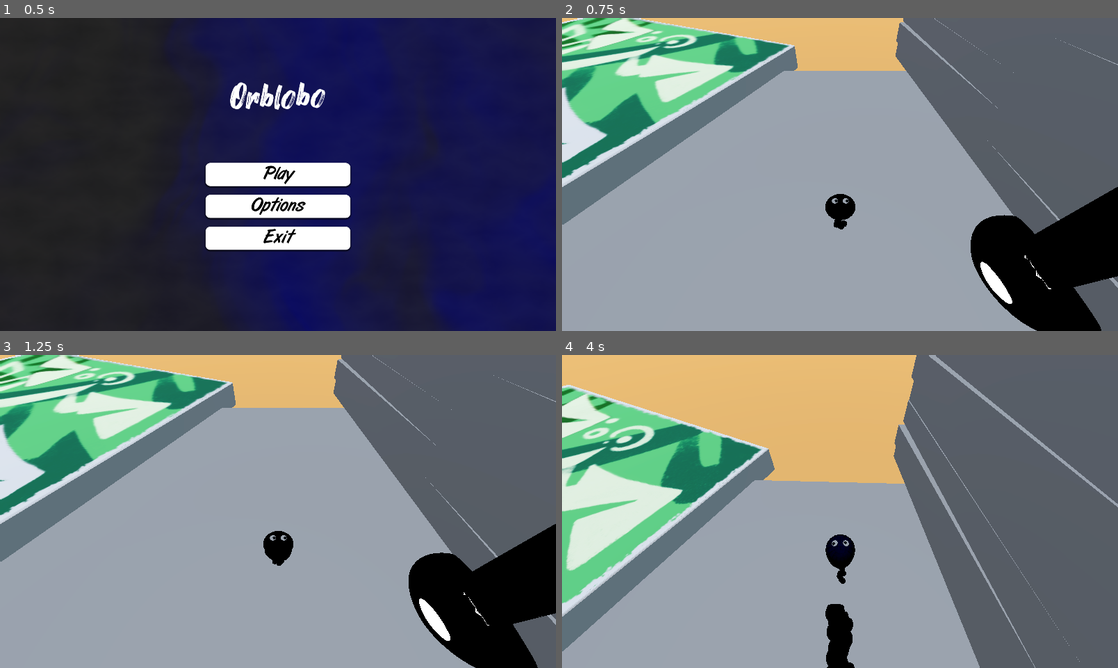
Above: before the commit, frames 1-4 (two rows, left to right).
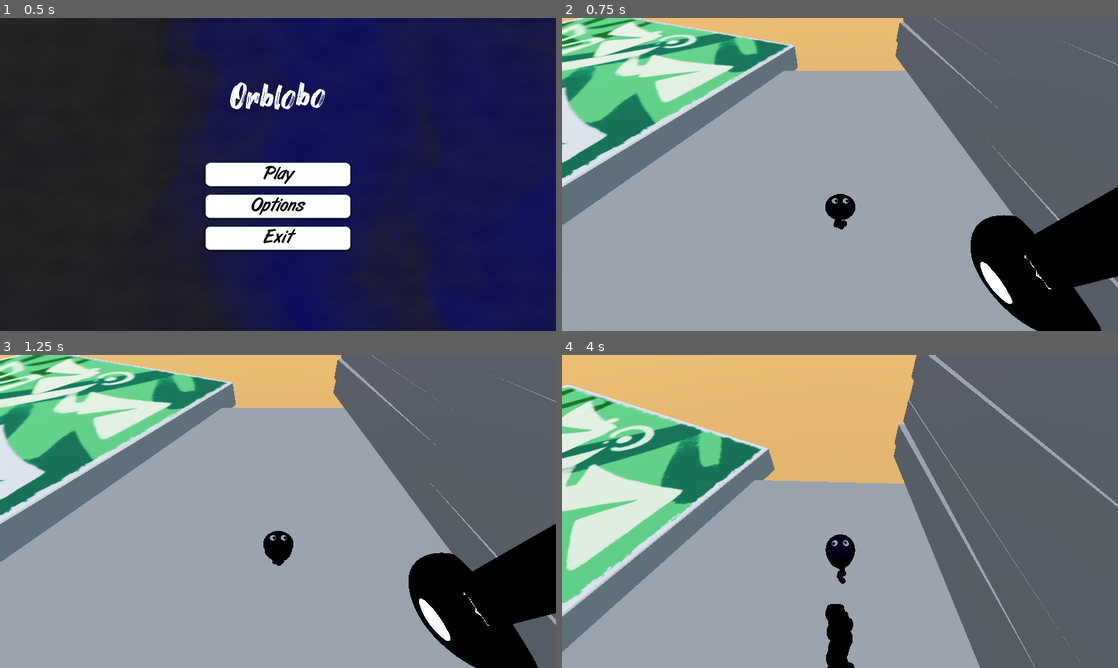
Above: after the commit, the same moments.

Repository: fossinating/trianglegamejam
Game: Godot game, scene res://levels/MainMenu.tscn
Same seed, same stepped clock (60 frames per second), same inputs: the game is played once before the commit and once after it. The engine's default icon, where the game draws it, is replaced by a stand-in: a white triangle on a blue panel in a dark square.
Inputs (mouse positions are in pixels of both pictures, inside the frame that each line leads up to):
- Up to frame 1 (0.5 s): no input
- Up to frame 2 (0.75 s): click "Play" at 0.5 s
- Up to frame 3 (1.25 s): no input
- Up to frame 4 (4 s): move the mouse to (962, 495) at 1.27 s; hold D (move_right) 1.28-2.03 s; tap Down (cam_down) at 1.35 s; click (962, 495) at 1.42 s; tap Space (jump) at 1.52, 2.27, 3.77 s; move the mouse to (812, 511) at 2.02 s; hold W (move_up) from 2.03 s (still down); tap Left (cam_left) at 2.1 s; move the mouse to (851, 505) at 2.77 s; tap Right (cam_right) at 2.85 s; move the mouse to (834, 517) at 3.52 s; tap Up (cam_up) at 3.6 s

Frame 1 is identical in both runs. In frame 2, 0.6% of the frame differs, in the area x 4-19%, y 0-13%; in frame 3, 0.6%; in frame 4, 0.7%, in the area x 0-10%, y 12-32%.

Commit message:
fix position of leg

Diff:
--- a/entities/items/grabbable_item.tscn
+++ b/entities/items/grabbable_item.tscn
@@ -1,9 +1,9 @@
-[gd_scene load_steps=7 format=3 uid="uid://b6sgojl10sbf2"]
+[gd_scene load_steps=6 format=3 uid="uid://b6sgojl10sbf2"]
 
-[ext_resource type="Texture2D" uid="uid://d3rdtvtihf1qw" path="res://icon.svg" id="1_deyms"]
 [ext_resource type="Script" path="res://entities/items/grabbable_item.gd" id="1_mx4xg"]
 
 [sub_resource type="SphereShape3D" id="SphereShape3D_oax2n"]
+radius = 2.50415
 
 [sub_resource type="ParticleProcessMaterial" id="ParticleProcessMaterial_l8ude"]
 direction = Vector3(0, 0, -1)
@@ -42,7 +42,6 @@
 [node name="Sprite Carrier" type="Marker3D" parent="."]
 
 [node name="Sprite3D" type="Sprite3D" parent="Sprite Carrier"]
-transform = Transform3D(0.49, 0, 0, 0, -2.14186e-08, 0.49, 0, -0.49, -2.14186e-08, 0, -0.45, 0)
+transform = Transform3D(0.49, 0, 0, 0, -2.14186e-08, 0.49, 0, -0.49, -2.14186e-08, 0, 0.002, 0)
 shaded = true
 render_priority = 10
-texture = ExtResource("1_deyms")
--- a/levels/workshop.tscn
+++ b/levels/workshop.tscn
@@ -1,8 +1,7 @@
-[gd_scene load_steps=20 format=3 uid="uid://bw624l72ljxcx"]
+[gd_scene load_steps=19 format=3 uid="uid://bw624l72ljxcx"]
 
 [ext_resource type="PackedScene" uid="uid://bqvbt7ofxnn0b" path="res://entities/player/player.tscn" id="1_tquhn"]
 [ext_resource type="PackedScene" uid="uid://bu7xjkbde0woe" path="res://entities/map elements/inkfall.tscn" id="2_1i02o"]
-
 [ext_resource type="PackedScene" uid="uid://b6sgojl10sbf2" path="res://entities/items/grabbable_item.tscn" id="2_gteoe"]
 [ext_resource type="Material" uid="uid://b7l3b6ud7tfxi" path="res://levels/mat_inkfall.tres" id="3_1nljh"]
 [ext_resource type="PackedScene" uid="uid://c1tcjtlgyxua3" path="res://entities/items/item_delivery_point.tscn" id="3_nogm7"]
@@ -40,9 +39,6 @@
 [sub_resource type="BoxMesh" id="BoxMesh_et4ey"]
 material = ExtResource("3_1nljh")
 size = Vector3(0.6, 1.1, 1)
-
-[sub_resource type="SphereShape3D" id="SphereShape3D_ayfsu"]
-radius = 2.8806
 
 [sub_resource type="StandardMaterial3D" id="StandardMaterial3D_gkeri"]
 albedo_color = Color(0.969764, 0.66111, 0.351704, 1)
@@ -164,23 +160,23 @@
 transform = Transform3D(7.44485e-07, -9.861, 0, 9.861, 7.44485e-07, 0, 0, 0, 9.861, 0.34, 0.47, 0)
 metadata/_edit_group_ = true
 
-[node name="Grabbable Item" parent="StaticBody3D2" node_paths=PackedStringArray("delivery_point") instance=ExtResource("2_gteoe")]
-transform = Transform3D(1, 0, 0, 0, 1, 0, 0, 0, 1, -14.9164, 1.00857, -16.1819)
-delivery_point = NodePath("../Item Delivery Point")
+[node name="Item Delivery Point" parent="StaticBody3D2" instance=ExtResource("3_nogm7")]
+transform = Transform3D(1, 0, 0, 0, 1, 0, 0, 0, 1, 6.43273, 0.508572, 1.36815)
+
+[node name="Grabbable Item" parent="StaticBody3D2/Item Delivery Point" node_paths=PackedStringArray("delivery_point") instance=ExtResource("2_gteoe")]
+transform = Transform3D(1, 0, 0, 0, 1, 0, 0, 0, 1, -7.68639, -4.76837e-07, -7.77003)
+top_level = false
+delivery_point = NodePath("..")
 item_image = ExtResource("7_fwsu3")
 MAX_CARRY_DISTANCE = 1.0
 shrink_factor = 0.25
 
-[node name="CollisionShape3D" parent="StaticBody3D2/Grabbable Item" index="0"]
-transform = Transform3D(1, 0, 0, 0, 1, 0, 0, 0, 1, 1.40899, 0, 2.12559)
-shape = SubResource("SphereShape3D_ayfsu")
+[node name="Sprite Carrier" parent="StaticBody3D2/Item Delivery Point/Grabbable Item" index="1"]
+transform = Transform3D(1, 0, 2.98023e-08, 0, 1, 0, -2.98023e-08, 0, 1, 0, 0, 0)
 
-[node name="Sprite3D" parent="StaticBody3D2/Grabbable Item/Sprite Carrier" index="0"]
-transform = Transform3D(0.388498, -0.844967, -3.69347e-08, -2.8347e-15, -4.06516e-08, 0.93, -0.844967, -0.388498, -1.69818e-08, -3.39629, 0, -2.2566)
+[node name="Sprite3D" parent="StaticBody3D2/Item Delivery Point/Grabbable Item/Sprite Carrier" index="0"]
+transform = Transform3D(0.000616789, -0.93, -4.06516e-08, 5.16012e-17, -4.06516e-08, 0.93, -0.93, -0.000616789, -2.69527e-11, -6.39107, 0.00200069, -1.76996)
 texture = ExtResource("7_fwsu3")
-
-[node name="Item Delivery Point" parent="StaticBody3D2" instance=ExtResource("3_nogm7")]
-transform = Transform3D(1, 0, 0, 0, 1, 0, 0, 0, 1, 4.39694, 0.508572, 0.652788)
 
 [node name="table surface" type="MeshInstance3D" parent="."]
 transform = Transform3D(1, 0, 0, 0, 1, 0, 0, 0, 1, 0, -0.9, 0)
@@ -193,3 +189,5 @@
 [node name="Grabbable Item" parent="." node_paths=PackedStringArray("delivery_point") instance=ExtResource("2_gteoe")]
 transform = Transform3D(1, 0, 0, 0, 1, 0, 0, 0, 1, 0, 0.5, 0)
 delivery_point = NodePath("../Item Delivery Point")
+
+[editable path="StaticBody3D2/Item Delivery Point/Grabbable Item"]
Not shown: 1 places in entities/player/player.tscn that only renumber resources
